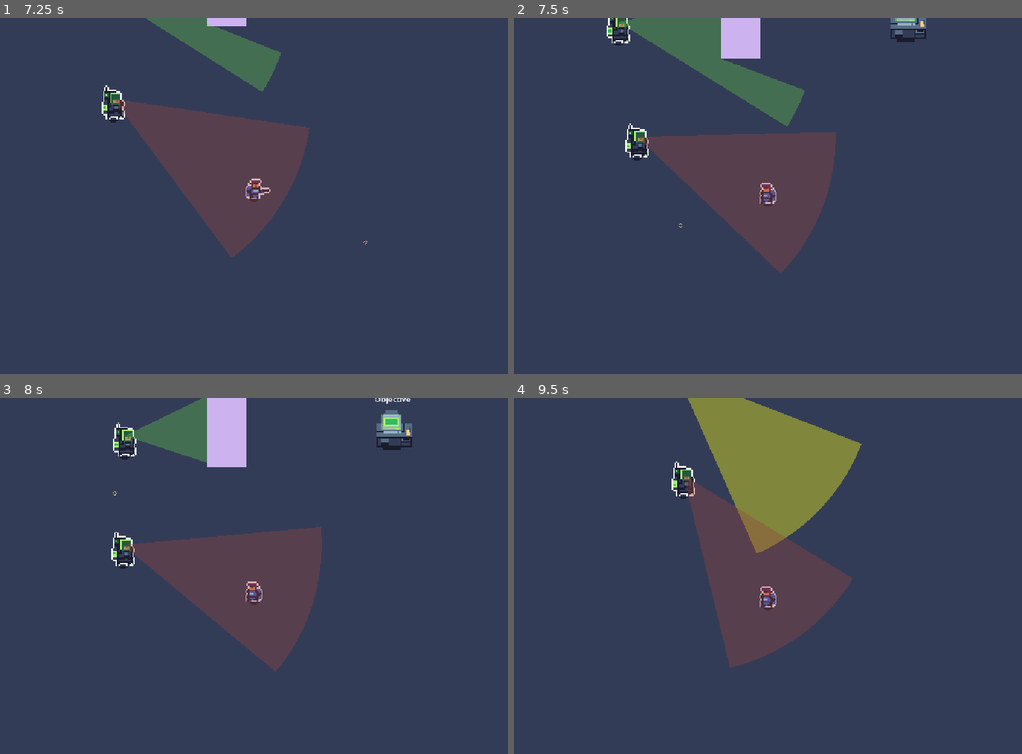
Above: before the commit, frames 1-4 (two rows, left to right).
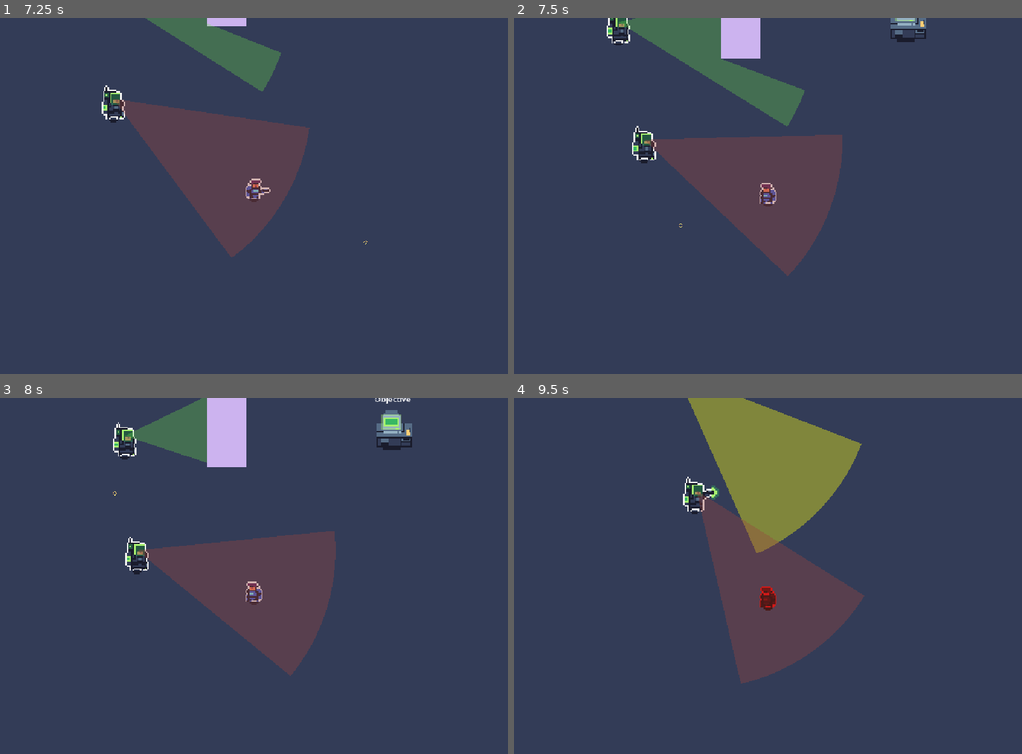
Above: after the commit, the same moments.

Repository: raumsie/Silent-Protocol
Game: Godot game, scene res://Scenes/Level.tscn
Two runs of this game, one before a commit and one after it. Both use one fixed random seed, a clock stepped at 60 frames per second and the inputs below.
Inputs (mouse positions are in pixels of both pictures, inside the frame that each line leads up to):
- Up to frame 1 (7.25 s): tap Enter at 0.5 s; move the mouse to (365, 188) at 0.52 s; hold Right (ui_right) 0.53-1.25 s; hold F (melee) 0.53-1.25 s; click (365, 188) at 0.67 s; drag from (152, 228) to (457, 53) at 1.27 s; move the mouse to (304, 124) at 2.02 s; hold Right (ui_right) 2.03-2.75 s; hold F (melee) 2.03-2.75 s; drag from (228, 285) to (101, 149) at 2.77 s; move the mouse to (406, 267) at 3.52 s; hold Left (ui_left) 3.53-4.25 s; hold Shift 3.53-4.25 s; tap F (melee) at 3.8, 6.8 s; drag from (101, 149) to (330, 53) at 4.27 s; move the mouse to (279, 206) at 5.02 s; hold Down (ui_down) 5.03-5.75 s; hold F (melee) 5.03-5.75 s; tap Ctrl at 5.1 s; click (279, 206) at 5.17 s; drag from (177, 114) to (66, 92) at 5.77 s; move the mouse to (365, 188) at 6.52 s; hold Up (ui_up) from 6.53 s (still down); hold Right mouse button (aim) from 6.53 s (still down)
- Up to frame 2 (7.5 s): release Up (ui_up) at 7.25 s; release Right mouse button (aim) at 7.25 s; drag from (666, 228) to (630, 99) at 7.27 s
- Up to frame 3 (8 s): no input
- Up to frame 4 (9.5 s): move the mouse to (818, 504) at 8.02 s; press the mouse at (818, 504) at 8.03 s; hold Down (ui_down) 8.03-8.75 s; tap F (melee) at 8.3 s; release the mouse at (818, 504) at 8.75 s; drag from (742, 665) to (661, 405) at 8.77 s

Frame 1 is identical in both runs. In frame 2, 1.6% of the frame differs, in the area x 21-65%, y 29-73%; in frame 3, 2.8%; in frame 4, 3.5%, in the area x 31-69%, y 17-81%.

Commit message:
Fixed bug where the enemies wouldn't approach or attack the player even with the player in vision cone.

Diff:
--- a/Scripts/Enemy.gd
+++ b/Scripts/Enemy.gd
@@ -370,27 +370,32 @@
 		var distance_to_player = global_position.distance_to(player_ref.global_position)
 		var direction_to_player = (player_ref.global_position - global_position).normalized()
 
-		if distance_to_player <= attack_range:
-			# In range - hold position instead of closing all the way to melee distance.
-			if not is_holding_at_range:
-				is_holding_at_range = true
+		var should_hold_at_range: bool
+		if is_holding_at_range:
+			# Was holding - keep holding until the player gets past the buffer too.
+			should_hold_at_range = distance_to_player <= attack_range + attack_range_buffer
+		else:
+			# Was advancing - only start holding once truly within attack_range.
+			should_hold_at_range = distance_to_player <= attack_range
+
+		if should_hold_at_range != is_holding_at_range:
+			is_holding_at_range = should_hold_at_range
+			if is_holding_at_range:
 				print(name, ": within attack range (", attack_range, ") - holding position")
-			update_facing(direction_to_player)
+			else:
+				print(name, ": player outside attack range + buffer - advancing to close distance")
+
+		update_facing(direction_to_player)
+
+		if is_holding_at_range:
+			# Hold position (in range, or still in the buffer band after having
+			# closed to range) and fire if allowed.
 			if can_attack and can_fire_yet:
 				attack_player()
-
-		elif distance_to_player > attack_range + attack_range_buffer:
-			# Clearly outside attack range (+ hysteresis buffer) - advance to close the gap.
-			if is_holding_at_range:
-				is_holding_at_range = false
-				print(name, ": player outside attack range + buffer - advancing to close distance")
+		else:
+			# Advance (outside range, or still in the buffer band while closing
+			# in) - keep moving until within attack_range.
 			move_towards_target(player_ref.global_position, combat_speed)
-			update_facing(direction_to_player)
-
-		else:
-			# Inside the hysteresis buffer band - hold whatever mode we were already in
-			# (advancing or holding) so the enemy doesn't flicker right at the boundary.
-			update_facing(direction_to_player)
 
 	else:
 		# Player not in sight - pursue last known position
